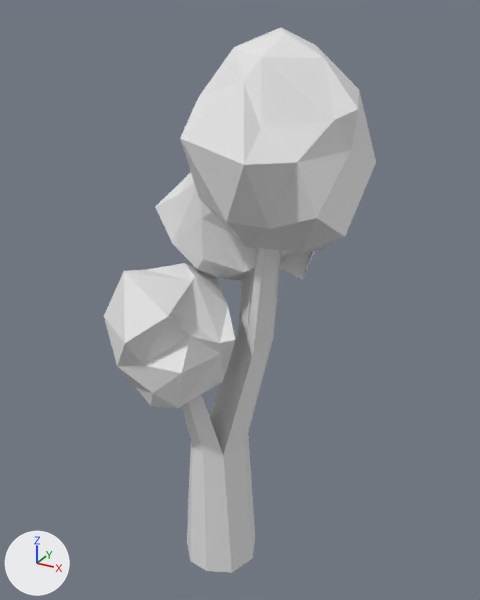
What one commit did to the FBX model Nesting/Assets/Models/Shrub-0a.fbx.
Camera for both pictures: a camera (50 mm lens) standing at (1.3, -2.18, 2.18) and looking at (0.02, 0.16, 1.01). The lights are fixed; the arrows at lower left show +X, +Y and +Z. Where no turn or scale is listed for an object, it has been applied to the vertices.

In view in the first picture: 'Shrub'.
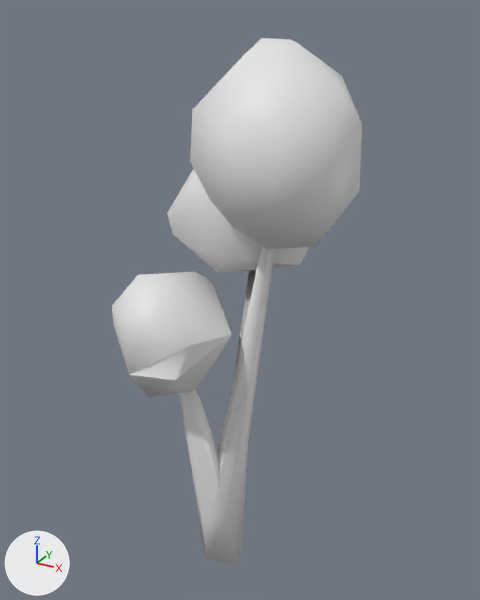
Changed parts and their boxes [x1, y1, x2, y2] in the pictures (480 x 600 px):
'Shrub', reshaped (8% narrower)
    before: [104, 27, 376, 573]
    after: [112, 38, 362, 563]
part 1 of me_stalk, rebuilt (12% narrower)
    before: [180, 27, 376, 251]
    after: [190, 38, 362, 250]
part 2 of me_stalk, rebuilt (11% narrower)
    before: [155, 172, 315, 281]
    after: [167, 169, 309, 273]
part 3 of me_stalk, rebuilt (9% narrower, 13% shorter)
    before: [104, 263, 235, 408]
    after: [112, 272, 231, 398]
part 4 of me_stalk, rebuilt
    before: [182, 248, 281, 573]
    after: [179, 246, 275, 563]

Diff of the bpy script that builds the scene:
```diff
--- a/Nesting/Assets/Models/Shrub-0a.fbx.py
+++ b/Nesting/Assets/Models/Shrub-0a.fbx.py
@@ me_stalk @@
 # used by ob_shrub; location = (-0.001, 0.031, -0.264)
-me_stalk.from_pydata(...)  # 161 vertices, 272 faces; spans x -0.54..0.58, y -0.41..0.58, z 0.0..2.38
+me_stalk.from_pydata(...)  # 110 vertices, 179 faces; spans x -0.48..0.56, y -0.37..0.55, z -0.03..2.35
+# me_stalk part 1: the loose piece of 42 vertices spanning x -0.09..0.58, y -0.37..0.34, z 1.58..2.38 is rebuilt with 27 vertices and now spans x -0.06..0.56, y -0.32..0.31, z 1.6..2.35
+# me_stalk part 2: the loose piece of 42 vertices spanning x -0.41..0.39, y -0.04..0.58, z 1.32..1.96 is rebuilt with 27 vertices and now spans x -0.36..0.32, y 0.01..0.55, z 1.34..1.93
+# me_stalk part 3: the loose piece of 42 vertices spanning x -0.54..0.12, y -0.41..0.26, z 0.84..1.46 is rebuilt with 21 vertices and now spans x -0.48..0.08, y -0.37..0.21, z 0.93..1.43
+# me_stalk part 4: the loose piece of 35 vertices spanning x -0.24..0.28, y -0.2..0.31, z 0.0..1.97 is rebuilt with 35 vertices and now spans x -0.2..0.24, y -0.15..0.26, z -0.03..1.87
+# me_stalk part 5: the surface is now shaded smooth
 me_stalk.materials.append(mat_stalk)
```
